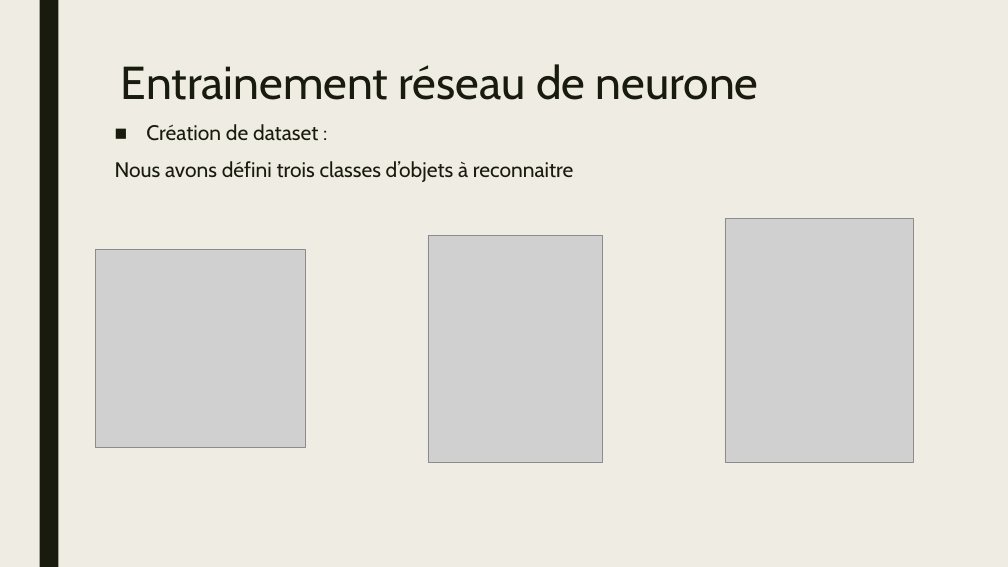
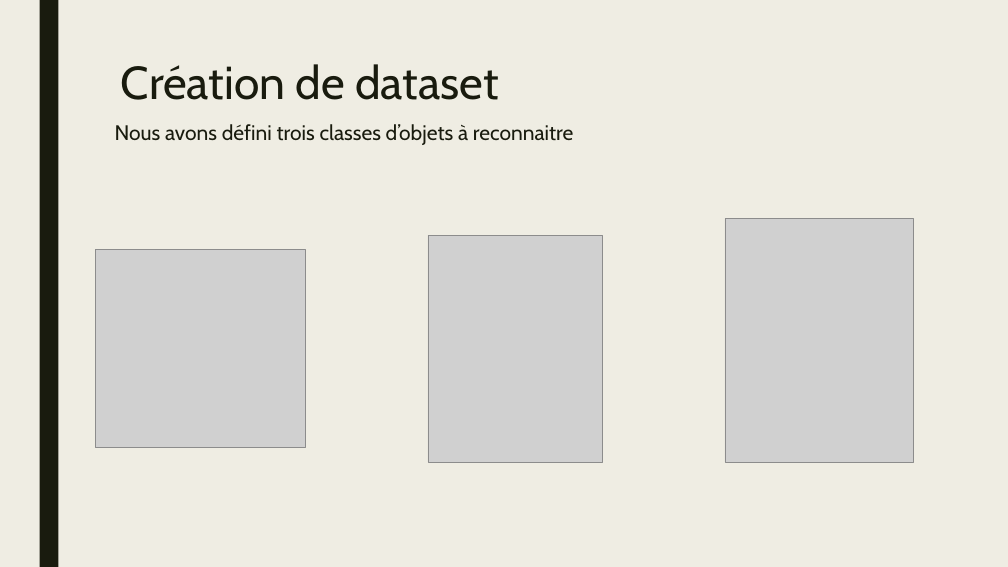
Before and after one commit to elie972/Reconnaissance-aliment-frigo-projet-de-fin-d-ann-e-, a slide deck: slide 12 of Analyse ton Frigo !.pptx (slide 11 before the commit). Drawn at 1008x567 pixels with LibreOffice and Linux fonts; fonts in the diff are those of the drawing; grey boxes stand for pictures. Boxes give left, top, right and bottom in pixels: in the first picture for what was removed or moved away, otherwise in the second. Text is boxed around its words. In the diff, an @@ line names an element or a change of style, - is before the commit and + after.

```diff
--- a/Analyse ton Frigo !.pptx
+++ b/Analyse ton Frigo !.pptx
@@ title at <box>121,64,498,100</box>: text changed @@
-Entrainement réseau de neurone
+Création de dataset
@@ text at <box>146,124,318,141</box>: paragraph removed @@
-■ Création de dataset :
```
Also in this commit, not shown: 5 other slides changed, 2 slides added.
